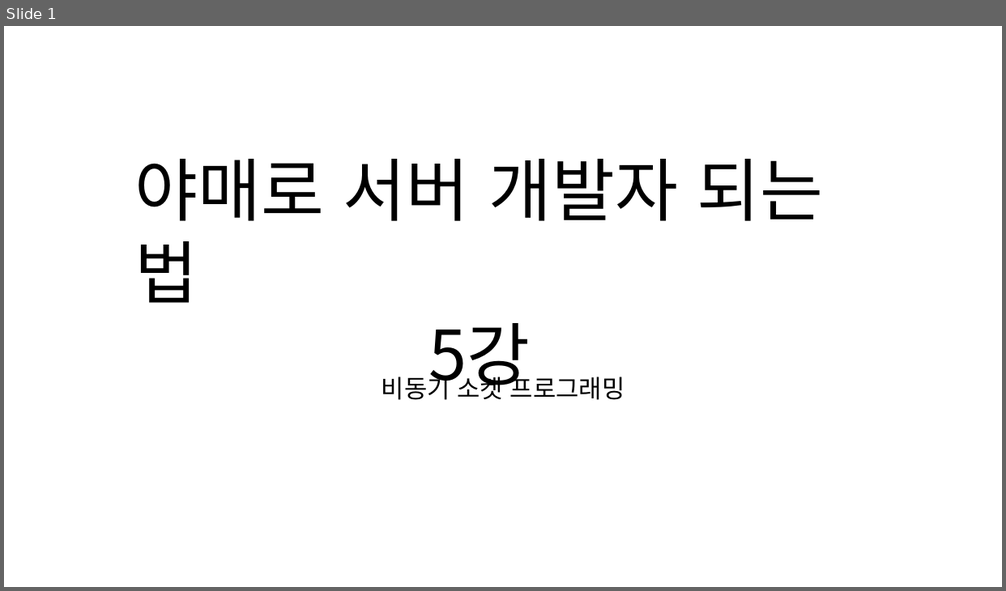
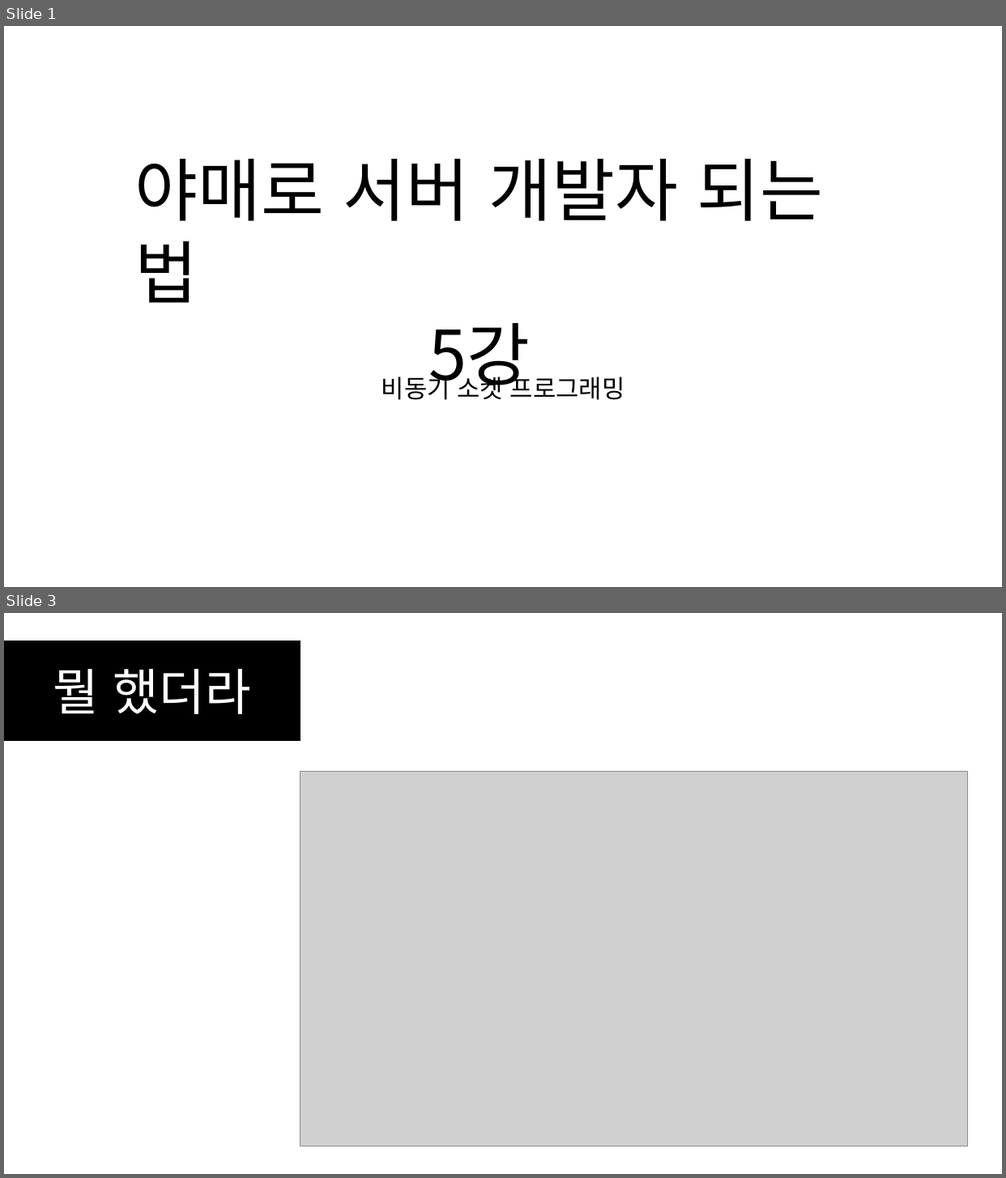
Before and after one commit to SEH00N/SDLU, a slide deck: ServerLecture/PT/5강 비동기 소켓 프로그래밍.pptx. Shown one above the other, each under a label of ours: slide 1 before the commit, slides 1 and 3 after it; the slides between them are not shown. The pictures are 1006x591 and 1006x1178 pixels, drawn with LibreOffice and Linux fonts; fonts in the diff are those of the drawing; grey boxes stand for pictures. Boxes give left, top, right and bottom in pixels: in the first picture for what was removed or moved away, otherwise in the second. Text is boxed around its words. In the diff, an @@ line names an element or a change of style, - is before the commit and + after.

```diff
--- a/ServerLecture/PT/5강 비동기 소켓 프로그래밍.pptx
+++ b/ServerLecture/PT/5강 비동기 소켓 프로그래밍.pptx
@@ slide 3 added at (x1=4, y1=613, x2=1002, y2=1174), background #FFFFFF @@
@@ rectangle added at (x1=4, y1=641, x2=300, y2=741), fill #000000, outline #000000 1 pt, 48 pt, text #FFFFFF @@
+뭘 했더라
@@ picture added at (x1=300, y1=771, x2=968, y2=1147) @@
```
Also in this commit, not shown: 30 other slides added, 20 other files.
